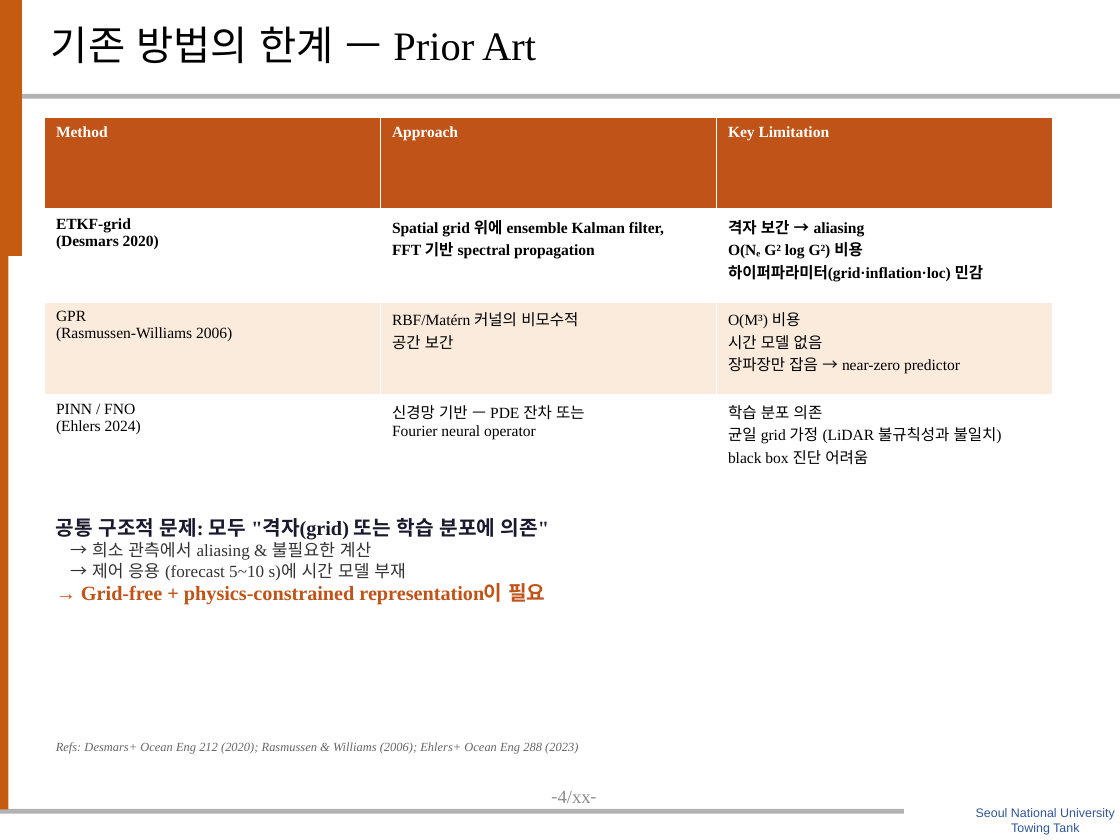
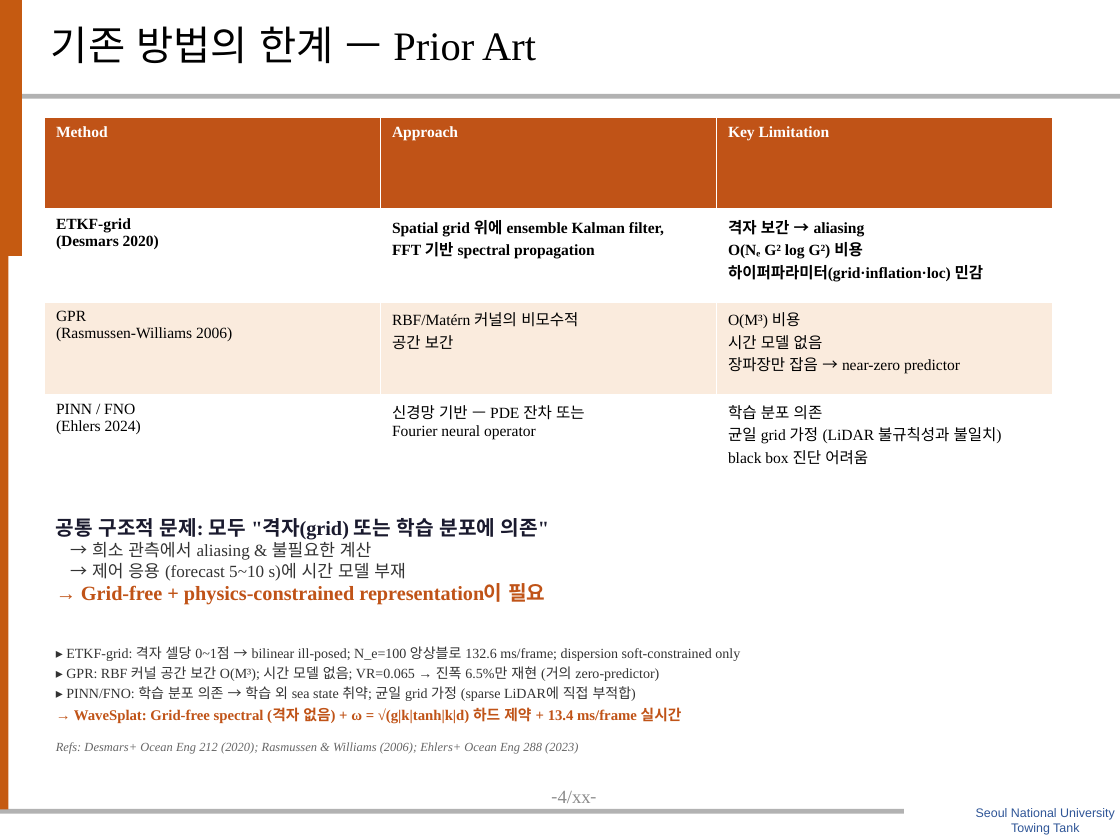
Before and after one commit to SAEYONGPARK94/wavesplat, a slide deck: slide 5 of wavesplat/docs/labmeeting_wavesplat.pptx. Drawn at 1120x840 pixels with LibreOffice and Linux fonts; fonts in the diff are those of the drawing; background and template pictures are left out. Boxes give left, top, right and bottom in pixels: in the first picture for what was removed or moved away, otherwise in the second. Text is boxed around its words. In the diff, an @@ line names an element or a change of style, - is before the commit and + after.

```diff
--- a/wavesplat/docs/labmeeting_wavesplat.pptx
+++ b/wavesplat/docs/labmeeting_wavesplat.pptx
@@ text at <box>66,646,740,724</box>: paragraphs added @@
+▸ ETKF-grid: 격자 셀당 0~1점 → bilinear ill-posed; N_e=100 앙상블로 132.6 ms/frame; dispersion soft-constrained only
+▸ GPR: RBF 커널 공간 보간 O(M³); 시간 모델 없음; VR=0.065 → 진폭 6.5%만 재현 (거의 zero-predictor)
+▸ PINN/FNO: 학습 분포 의존 → 학습 외 sea state 취약; 균일 grid 가정 (sparse LiDAR에 직접 부적합)
+→ WaveSplat: Grid-free spectral (격자 없음) + ω = √(g|k|tanh|k|d) 하드 제약 + 13.4 ms/frame 실시간
```
Also in this commit, not shown: 7 other slides changed, 1 slide added, 1 slide removed.
